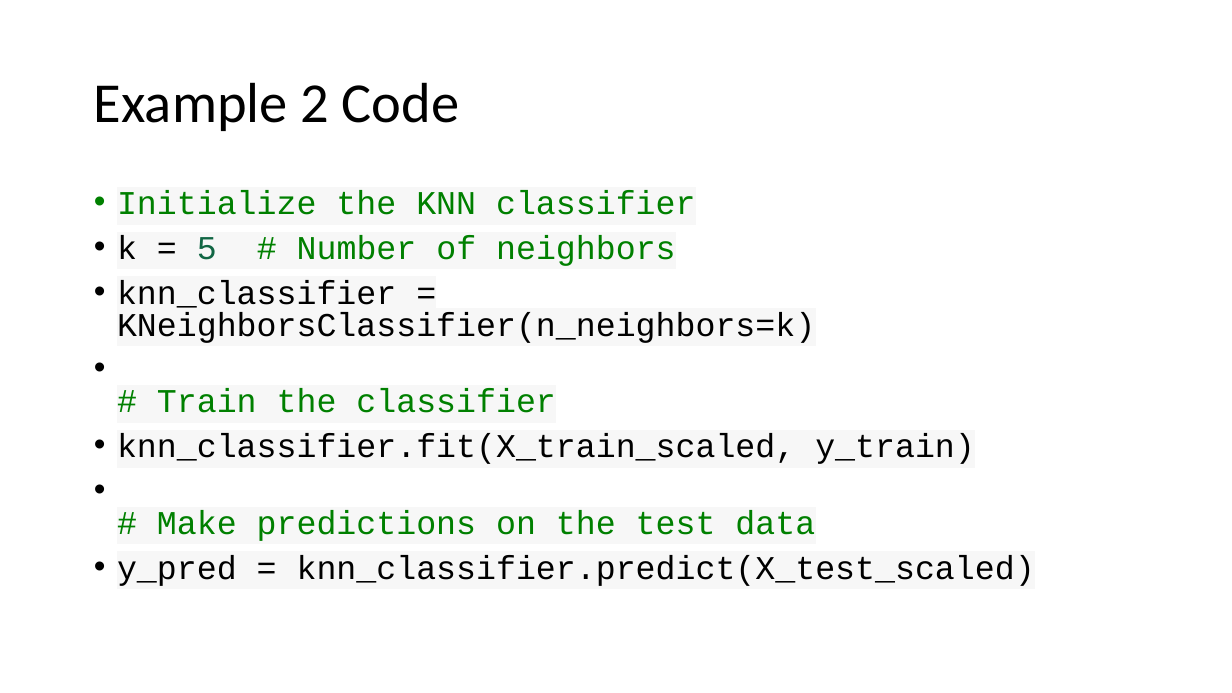
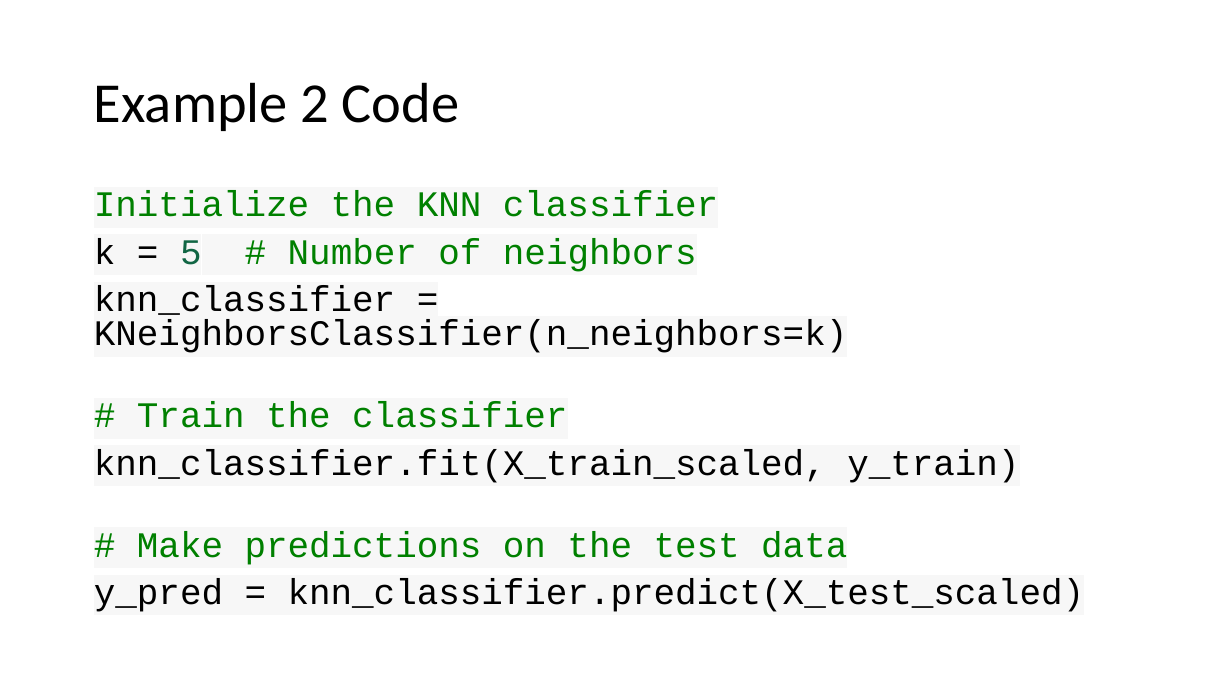
Before and after one commit to SakshamGupta200/ML_Lab, a slide deck: slide 11 of notes/Supervised Learning lab example.pptx. Drawn at 1232x693 pixels with LibreOffice and Linux fonts; fonts in the diff are those of the drawing. Boxes give left, top, right and bottom in pixels: in the first picture for what was removed or moved away, otherwise in the second. Text is boxed around its words. In the diff, an @@ line names an element or a change of style, - is before the commit and + after.

```diff
--- a/notes/Supervised Learning lab example.pptx
+++ b/notes/Supervised Learning lab example.pptx
@@ text "Initialize the KNN classifier" at [94,191,1084,612]: size 25.9 to 28 pt; bullet • to none @@
```
Also in this commit, not shown: 1 other slide changed, 5 other files.
